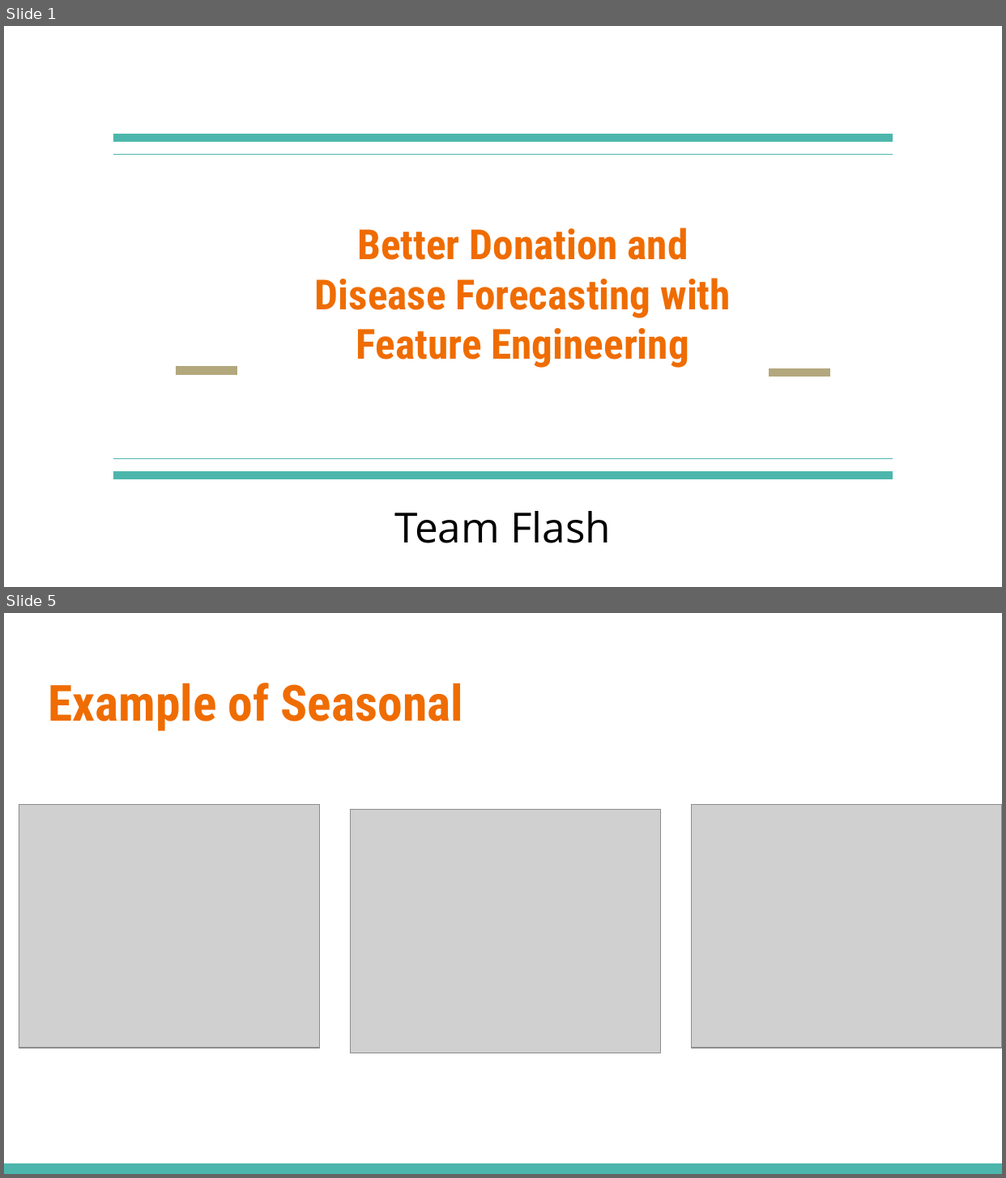
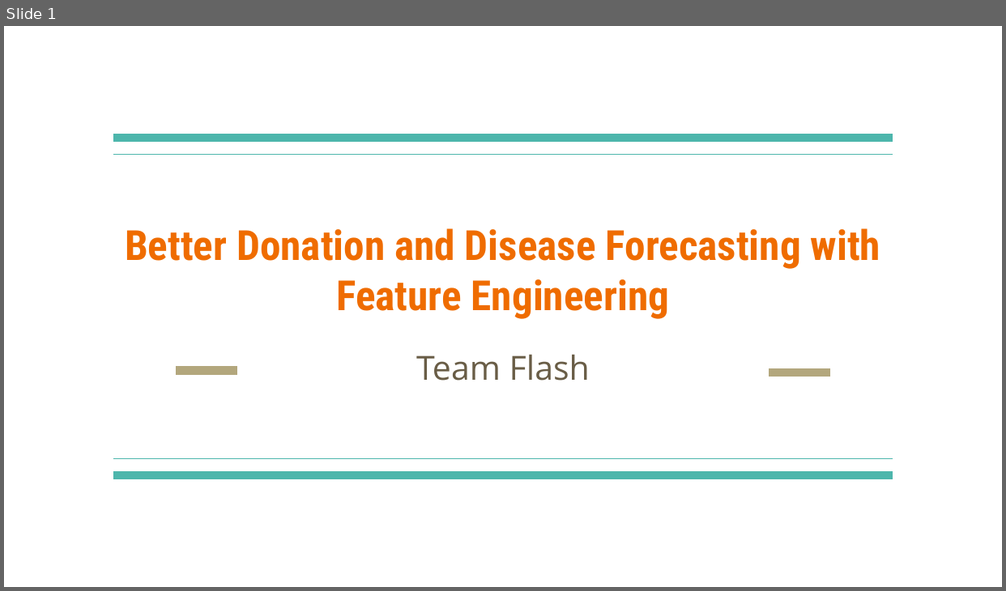
Before and after one commit to aaqibqadeer/Blood-Group-Forecasting, a slide deck: Pitch.pptx. Shown one above the other, each under a label of ours: slides 1 and 5 before the commit, slide 1 after it; the slides between them are not shown. The pictures are 1006x1178 and 1006x591 pixels, drawn with LibreOffice and Linux fonts; fonts in the diff are those of the drawing; grey boxes stand for pictures. Boxes give left, top, right and bottom in pixels: in the first picture for what was removed or moved away, otherwise in the second. Text is boxed around its words. In the diff, an @@ line names an element or a change of style, - is before the commit and + after.

```diff
--- a/Pitch.pptx
+++ b/Pitch.pptx
@@ slide 5 removed at <box>4,613,1002,1174</box>, background #FFFFFF @@
@@ title removed at <box>48,683,463,731</box> @@
-Example of Seasonal
@@ picture removed at <box>19,805,319,1048</box> @@
@@ picture removed at <box>692,805,1002,1048</box> @@
@@ picture removed at <box>351,810,661,1053</box> @@
@@ rectangle removed at <box>4,1164,1002,1174</box> @@
@@ slide 1 changed as well @@
@@ title "Better Donation and Disease Forecasting ..." rewrapped from <box>315,228,731,368</box> to <box>125,228,880,319</box> @@
@@ subtitle "Team Flash": place and size @@
-subtitle "Team Flash" at <box>394,511,611,544</box>
+subtitle "Team Flash" at <box>416,354,590,381</box>
@@ subtitle "Team Flash" at <box>416,354,590,381</box>: size 30 to 24 pt, text colour #000000 to #695D46 @@
```
Also in this commit, not shown: 2 slides added, 7 other slides removed.
